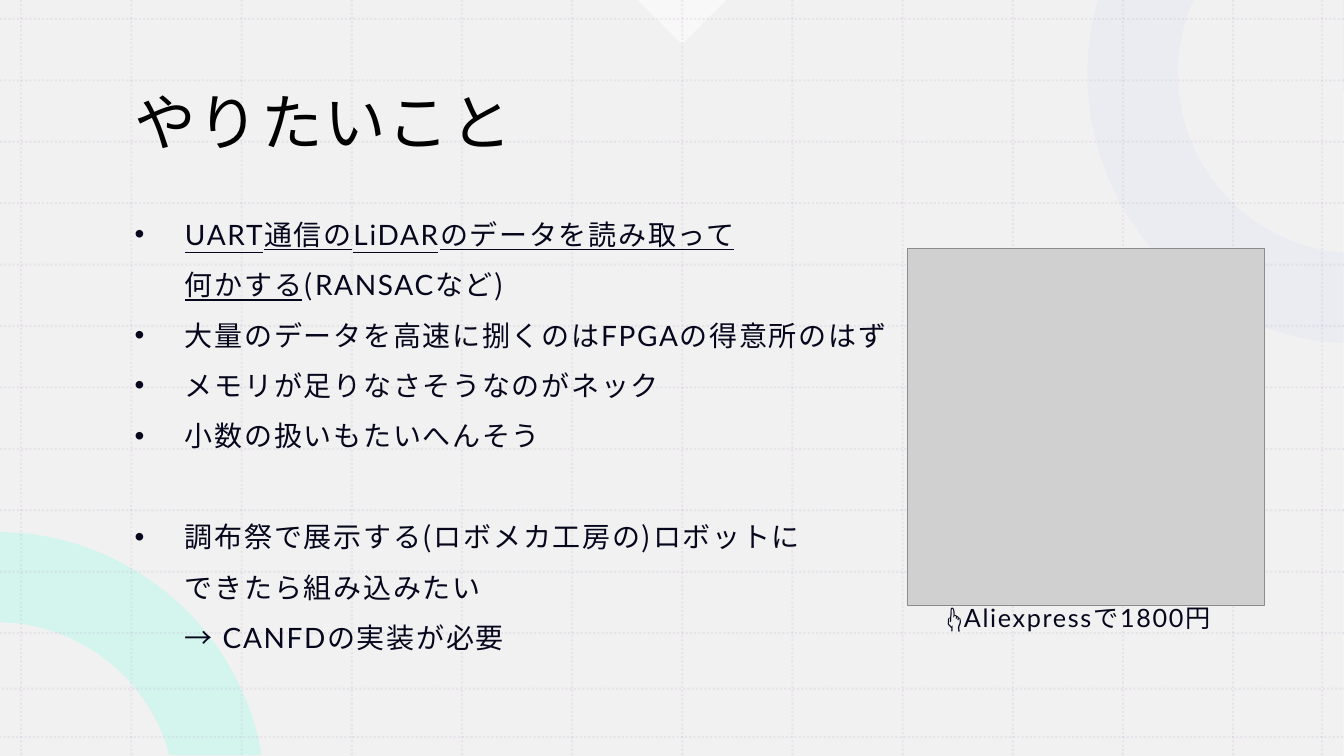
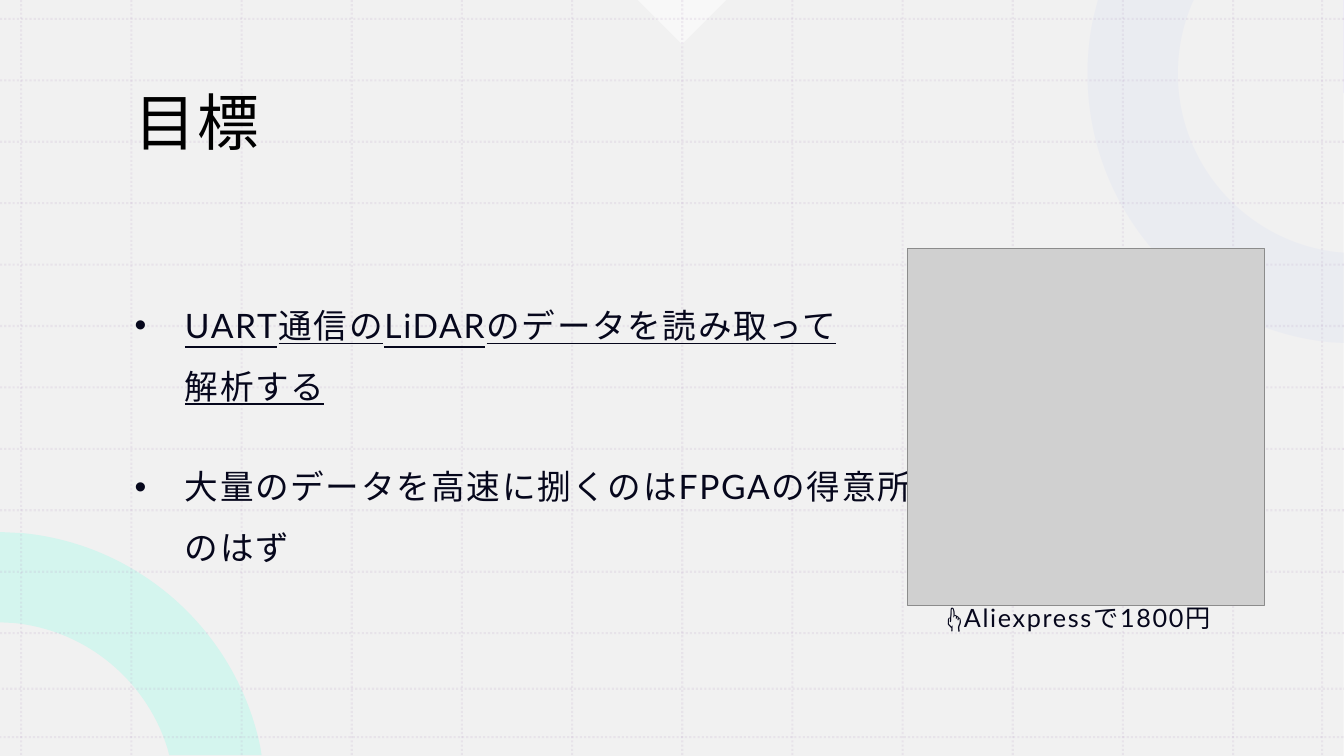
Before and after one commit to koki0517/KOBO_FPGA, a slide deck: slide 2 of 前期最終発表.pptx. Drawn at 1344x756 pixels with LibreOffice and Linux fonts; fonts in the diff are those of the drawing; grey boxes stand for pictures. Boxes give left, top, right and bottom in pixels: in the first picture for what was removed or moved away, otherwise in the second. Text is boxed around its words. In the diff, an @@ line names an element or a change of style, - is before the commit and + after.

```diff
--- a/前期最終発表.pptx
+++ b/前期最終発表.pptx
@@ title at box(135, 93, 260, 150): text changed @@
-やりたいこと
+目標
@@ text at box(185, 309, 911, 562): text changed; size 20 to 24 pt @@
-• UART通信のLiDARのデータを読み取って
-  何かする(RANSACなど)
-• 大量のデータを高速に捌くのはFPGAの得意所のはず
-• メモリが足りなさそうなのがネック
-• 小数の扱いもたいへんそう
-• 調布祭で展示する(ロボメカ工房の)ロボットに
-  できたら組み込みたい
-  → CANFDの実装が必要
+• UART通信のLiDARのデータを読み取って
+  解析する
+• 大量のデータを高速に捌くのはFPGAの得意所
+  のはず
```
Also in this commit, not shown: 6 other slides changed, 3 slides added, 2 slides removed, 11 other files.
